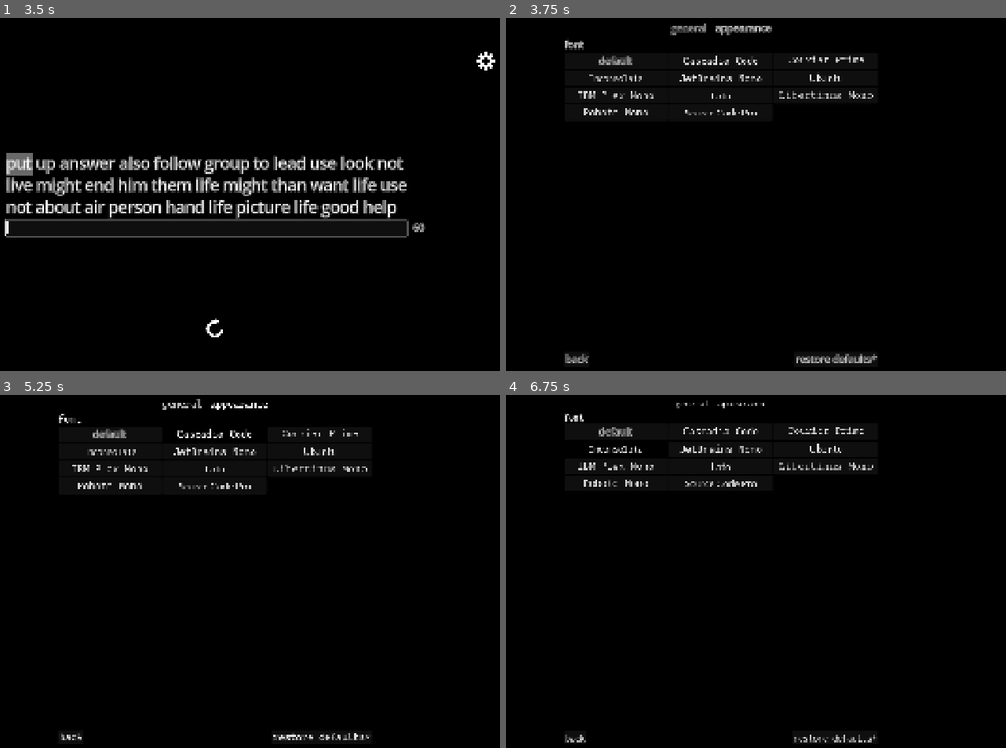
Above: before the commit, frames 1-4 (two rows, left to right).
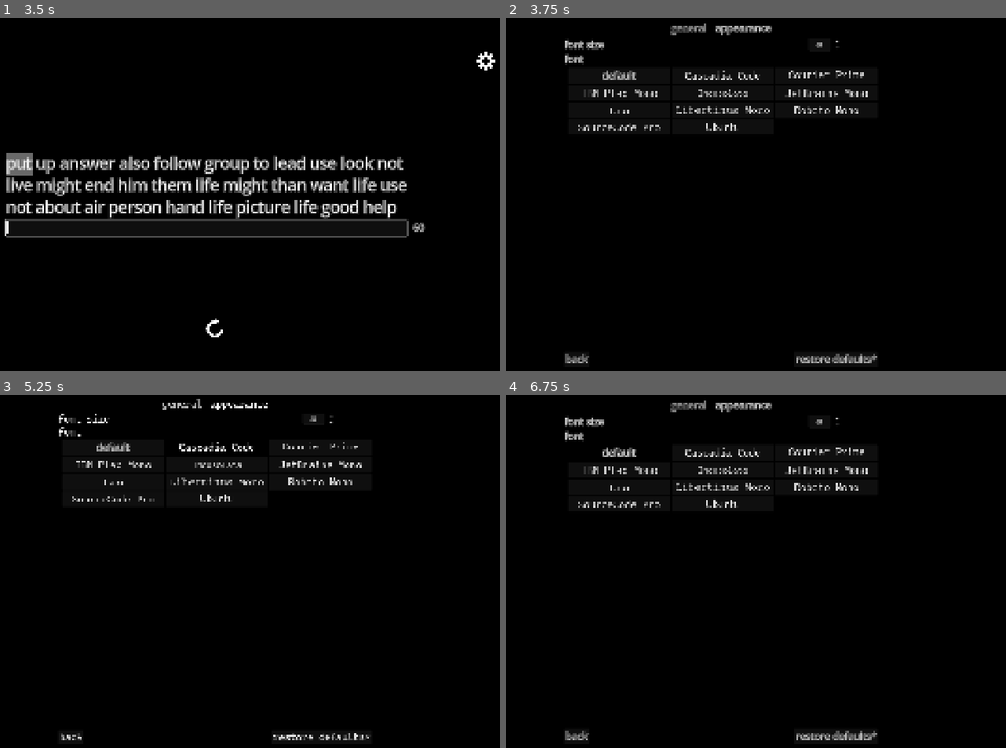
Above: after the commit, the same moments.

Repository: elensiel/typin-
Game: Godot game, scene res://scenes/main.tscn
The game is run twice, just before and just after one commit, with the same random seed, the same clock (stepped at 60 frames per second) and the same inputs.
Inputs (mouse positions are in pixels of both pictures, inside the frame that each line leads up to):
- Up to frame 1 (3.5 s): click (205, 226) at 0.52 s; type "12" at 0.6 s; click (215, 328) at 1.25 s; click (215, 328) at 2 s; click (215, 328) at 2.75 s
- Up to frame 2 (3.75 s): click (991, 60) at 3.5 s
- Up to frame 3 (5.25 s): click "default" at 4.25 s; click "Cascadia Code" at 5 s
- Up to frame 4 (6.75 s): click "Courier Prime" at 5.75 s; click (616, 451) at 6.5 s, where only the run before the commit has a clickable "Inconsolata"

Frame 1 is identical in both runs. In frame 2, 2.6% of the frame differs, in the area x 11-74%, y 6-32%; in frame 3, 2.4%; in frame 4, 3.6%, in the area x 11-75%, y 1-99%.

Commit message:
MINOR reduce mouse motion signals

Diff:
--- a/scenes/menu/settings/base_options/base_h_multi_buttons.tscn
+++ b/scenes/menu/settings/base_options/base_h_multi_buttons.tscn
@@ -2,25 +2,34 @@
 
 [node name="BaseHMultiButtons" type="HBoxContainer"]
 size_flags_horizontal = 3
+mouse_behavior_recursive = 1
 
 [node name="Label" type="Label" parent="."]
 layout_mode = 2
-size_flags_horizontal = 3
+size_flags_horizontal = 2
 theme_type_variation = &"OptionTitle"
 text = "TITLE"
 
+[node name="HSeparator" type="HSeparator" parent="."]
+layout_mode = 2
+size_flags_horizontal = 3
+
 [node name="HBoxContainer" type="HBoxContainer" parent="."]
 layout_mode = 2
-size_flags_horizontal = 3
+size_flags_horizontal = 10
 
 [node name="Button" type="Button" parent="HBoxContainer"]
 layout_mode = 2
 size_flags_horizontal = 3
+mouse_behavior_recursive = 2
+mouse_default_cursor_shape = 2
 toggle_mode = true
 text = "Button 1"
 
 [node name="Button2" type="Button" parent="HBoxContainer"]
 layout_mode = 2
 size_flags_horizontal = 3
+mouse_behavior_recursive = 2
+mouse_default_cursor_shape = 2
 toggle_mode = true
 text = "Button 2"
--- a/scenes/menu/settings/base_options/base_option.tscn
+++ b/scenes/menu/settings/base_options/base_option.tscn
@@ -2,6 +2,7 @@
 
 [node name="BaseOption" type="HBoxContainer"]
 size_flags_horizontal = 3
+mouse_behavior_recursive = 1
 
 [node name="Label" type="Label" parent="."]
 layout_mode = 2
@@ -12,3 +13,5 @@
 [node name="OptionButton" type="OptionButton" parent="."]
 layout_mode = 2
 size_flags_horizontal = 3
+mouse_behavior_recursive = 2
+mouse_default_cursor_shape = 2
--- a/scenes/menu/settings/base_options/base_v_multi_buttons.tscn
+++ b/scenes/menu/settings/base_options/base_v_multi_buttons.tscn
@@ -3,6 +3,7 @@
 [node name="BaseVMultiButtons" type="VBoxContainer"]
 offset_right = 40.0
 offset_bottom = 40.0
+mouse_behavior_recursive = 1
 
 [node name="Label" type="Label" parent="."]
 layout_mode = 2
@@ -10,34 +11,61 @@
 theme_type_variation = &"OptionTitle"
 text = "TITLE"
 
-[node name="HBoxContainer" type="HBoxContainer" parent="."]
+[node name="Content" type="HBoxContainer" parent="."]
+layout_mode = 2
+theme_override_constants/separation = 8
+
+[node name="VSeparator" type="VSeparator" parent="Content"]
+layout_mode = 2
+
+[node name="VBoxContainer" type="VBoxContainer" parent="Content"]
 layout_mode = 2
 size_flags_horizontal = 3
 
-[node name="Button" type="Button" parent="HBoxContainer"]
-layout_mode = 2
-size_flags_horizontal = 3
-toggle_mode = true
-text = "Button 1"
-
-[node name="Button2" type="Button" parent="HBoxContainer"]
-layout_mode = 2
-size_flags_horizontal = 3
-toggle_mode = true
-text = "Button 2"
-
-[node name="HBoxContainer2" type="HBoxContainer" parent="."]
+[node name="HBoxContainer" type="HBoxContainer" parent="Content/VBoxContainer"]
 layout_mode = 2
 size_flags_horizontal = 3
 
-[node name="Button" type="Button" parent="HBoxContainer2"]
+[node name="Button" type="Button" parent="Content/VBoxContainer/HBoxContainer"]
 layout_mode = 2
 size_flags_horizontal = 3
+focus_mode = 0
+mouse_behavior_recursive = 2
+mouse_default_cursor_shape = 2
 toggle_mode = true
+action_mode = 0
+text = "Button 1"
+
+[node name="Button2" type="Button" parent="Content/VBoxContainer/HBoxContainer"]
+layout_mode = 2
+size_flags_horizontal = 3
+focus_mode = 0
+mouse_behavior_recursive = 2
+mouse_default_cursor_shape = 2
+toggle_mode = true
+action_mode = 0
+text = "Button 2"
+
+[node name="HBoxContainer2" type="HBoxContainer" parent="Content/VBoxContainer"]
+layout_mode = 2
+size_flags_horizontal = 3
+
+[node name="Button" type="Button" parent="Content/VBoxContainer/HBoxContainer2"]
+layout_mode = 2
+size_flags_horizontal = 3
+focus_mode = 0
+mouse_behavior_recursive = 2
+mouse_default_cursor_shape = 2
+toggle_mode = true
+action_mode = 0
 text = "Button 3"
 
-[node name="Button2" type="Button" parent="HBoxContainer2"]
+[node name="Button2" type="Button" parent="Content/VBoxContainer/HBoxContainer2"]
 layout_mode = 2
 size_flags_horizontal = 3
+focus_mode = 0
+mouse_behavior_recursive = 2
+mouse_default_cursor_shape = 2
 toggle_mode = true
+action_mode = 0
 text = "Button 4"
--- a/scenes/menu/settings/options/font.gd
+++ b/scenes/menu/settings/options/font.gd
@@ -1,15 +1,24 @@
 extends VBoxContainer
+class_name FontOption
 
 var buttons: Array[Button]
 
 func _ready() -> void:
-	for child in get_children():
+	for child in $Content/VBoxContainer.get_children():
 		if child is HBoxContainer:
 			for button in child.get_children():
 				buttons.append(button)
 
+	_update_selection()
+
 	for button in buttons:
 		button.toggled.connect(Callable.create(self, &"_on_toggled").bind(button))
+
+func _update_selection() -> void:
+	for button in buttons:
+		if button.get_theme_font(&"font") == ThemeManager.current_font:
+			button.button_pressed = true
+			return
 
 func _on_toggled(toggled_on: bool, emitting_button: Button) -> void:
 	if toggled_on:
--- a/scenes/menu/settings/options/font.tscn
+++ b/scenes/menu/settings/options/font.tscn
@@ -11,9 +11,9 @@
 [ext_resource type="FontFile" uid="uid://bu6kubq210tc8" path="res://assets/fonts/LibertinusMono-Regular.ttf" id="8_e3cdf"]
 [ext_resource type="FontFile" uid="uid://cxm1temflv1jt" path="res://assets/fonts/RobotoMono-Regular.ttf" id="9_ug1ts"]
 [ext_resource type="FontFile" uid="uid://b6otk48ux17vp" path="res://assets/fonts/Ubuntu-Regular.ttf" id="10_04cho"]
+[ext_resource type="FontFile" uid="uid://blulh12of4app" path="res://assets/fonts/SourceCodePro-Regular.ttf" id="11_kq47q"]
 
-[sub_resource type="SystemFont" id="SystemFont_xbtnf"]
-subpixel_positioning = 0
+[sub_resource type="SystemFont" id="SystemFont_kq47q"]
 
 [node name="Font" instance=ExtResource("1_oypwf")]
 script = ExtResource("2_xbtnf")
@@ -21,94 +21,114 @@
 [node name="Label" parent="." index="0"]
 text = "font"
 
-[node name="Button9" type="Button" parent="HBoxContainer" index="0"]
+[node name="Button" parent="Content/VBoxContainer/HBoxContainer" index="0"]
+theme_override_fonts/font = SubResource("SystemFont_kq47q")
+text = "default"
+
+[node name="Button2" parent="Content/VBoxContainer/HBoxContainer" index="1"]
+theme_override_fonts/font = ExtResource("2_mgvc8")
+text = "Cascadia Code"
+
+[node name="Button3" type="Button" parent="Content/VBoxContainer/HBoxContainer" index="2"]
 layout_mode = 2
 size_flags_horizontal = 3
 focus_mode = 0
-theme_override_fonts/font = SubResource("SystemFont_xbtnf")
+mouse_behavior_recursive = 2
+mouse_default_cursor_shape = 2
+theme_override_fonts/font = ExtResource("3_xbtnf")
 toggle_mode = true
-text = "default"
-
-[node name="Button" parent="HBoxContainer" index="1"]
-focus_mode = 0
-theme_override_fonts/font = ExtResource("2_mgvc8")
-text = "Cascadia Code"
-
-[node name="Button2" parent="HBoxContainer" index="2"]
-focus_mode = 0
-theme_override_fonts/font = ExtResource("3_xbtnf")
+action_mode = 0
 text = "Courier Prime"
 
-[node name="Button" parent="HBoxContainer2" index="0"]
-focus_mode = 0
+[node name="Button" parent="Content/VBoxContainer/HBoxContainer2" index="0"]
+theme_override_fonts/font = ExtResource("4_kq47q")
+text = "IBM Plex Mono"
+
+[node name="Button2" parent="Content/VBoxContainer/HBoxContainer2" index="1"]
 theme_override_fonts/font = ExtResource("5_87h0x")
-text = "Inconsolata"
+text = "Incosolata
+"
 
-[node name="Button2" parent="HBoxContainer2" index="1"]
-focus_mode = 0
-theme_override_fonts/font = ExtResource("6_nac4o")
-text = "JetBrains Mono"
-
-[node name="Button3" type="Button" parent="HBoxContainer2" index="2"]
+[node name="Button3" type="Button" parent="Content/VBoxContainer/HBoxContainer2" index="2"]
 layout_mode = 2
 size_flags_horizontal = 3
 focus_mode = 0
-theme_override_fonts/font = ExtResource("10_04cho")
+mouse_behavior_recursive = 2
+mouse_default_cursor_shape = 2
+theme_override_fonts/font = ExtResource("6_nac4o")
 toggle_mode = true
-text = "Ubuntu"
+action_mode = 0
+text = "JetBrains Mono"
 
-[node name="HBoxContainer3" type="HBoxContainer" parent="." index="3"]
+[node name="HBoxContainer3" type="HBoxContainer" parent="Content/VBoxContainer" index="2"]
 layout_mode = 2
 size_flags_horizontal = 3
 
-[node name="Button4" type="Button" parent="HBoxContainer3" index="0"]
+[node name="Button" type="Button" parent="Content/VBoxContainer/HBoxContainer3" index="0"]
 layout_mode = 2
 size_flags_horizontal = 3
 focus_mode = 0
-theme_override_fonts/font = ExtResource("4_kq47q")
+mouse_behavior_recursive = 2
+mouse_default_cursor_shape = 2
+theme_override_fonts/font = ExtResource("7_2yxsp")
 toggle_mode = true
-text = "IBM Plex Mono"
+action_mode = 0
+text = "Lato"
 
-[node name="Button5" type="Button" parent="HBoxContainer3" index="1"]
+[node name="Button2" type="Button" parent="Content/VBoxContainer/HBoxContainer3" index="1"]
 layout_mode = 2
 size_flags_horizontal = 3
 focus_mode = 0
-theme_override_fonts/font = ExtResource("7_2yxsp")
+mouse_behavior_recursive = 2
+mouse_default_cursor_shape = 2
+theme_override_fonts/font = ExtResource("8_e3cdf")
 toggle_mode = true
-text = "Lato"
+action_mode = 0
+text = "Libertinus Mono"
 
-[node name="Button6" type="Button" parent="HBoxContainer3" index="2"]
+[node name="Button3" type="Button" parent="Content/VBoxContainer/HBoxContainer3" index="2"]
 layout_mode = 2
 size_flags_horizontal = 3
 focus_mode = 0
-theme_override_fonts/font = ExtResource("8_e3cdf")
+mouse_behavior_recursive = 2
+mouse_default_cursor_shape = 2
+theme_override_fonts/font = ExtResource("9_ug1ts")
 toggle_mode = true
-text = "Libertinus Mono"
+action_mode = 0
+text = "Roboto Mono"
 
-[node name="HBoxContainer4" type="HBoxContainer" parent="." index="4"]
+[node name="HBoxContainer4" type="HBoxContainer" parent="Content/VBoxContainer" index="3"]
 layout_mode = 2
 size_flags_horizontal = 3
 
-[node name="Button7" type="Button" parent="HBoxContainer4" index="0"]
+[node name="Button" type="Button" parent="Content/VBoxContainer/HBoxContainer4" index="0"]
 layout_mode = 2
 size_flags_horizontal = 3
 focus_mode = 0
-theme_override_fonts/font = ExtResource("9_ug1ts")
+mouse_behavior_recursive = 2
+mouse_default_cursor_shape = 2
+theme_override_fonts/font = ExtResource("11_kq47q")
 toggle_mode = true
-text = "Roboto Mono"
+action_mode = 0
+text = "SourceCode Pro"
 
-[node name="Button8" type="Button" parent="HBoxContainer4" index="1"]
+[node name="Button2" type="Button" parent="Content/VBoxContainer/HBoxContainer4" index="1"]
 layout_mode = 2
 size_flags_horizontal = 3
 focus_mode = 0
-theme_override_fonts/font = ExtResource("7_2yxsp")
+mouse_behavior_recursive = 2
+mouse_default_cursor_shape = 2
+theme_override_fonts/font = ExtResource("10_04cho")
 toggle_mode = true
-text = "Source Code Pro"
+action_mode = 0
+text = "Ubuntu"
 
-[node name="Button2" type="Button" parent="HBoxContainer4" index="2"]
+[node name="Button3" type="Button" parent="Content/VBoxContainer/HBoxContainer4" index="2"]
 layout_mode = 2
 size_flags_horizontal = 3
 focus_mode = 0
-disabled = true
+mouse_behavior_recursive = 2
+mouse_default_cursor_shape = 2
 toggle_mode = true
+action_mode = 0
 flat = true
--- a/scenes/menu/settings/options/quick_restart.gd
+++ b/scenes/menu/settings/options/quick_restart.gd
@@ -11,10 +11,10 @@
 @onready var buttons: Array[Node] = $HBoxContainer.get_children()
 
 func _ready() -> void:
+	_update_selection()
+
 	for button in buttons:
 		button.toggled.connect(Callable.create(self, &"_on_toggled").bind(button))
-
-	_update_selection()
 
 func _update_selection() -> void:
 	if not InputManager.shortcut_enabled:
--- a/scenes/menu/settings/options/quick_restart.tscn
+++ b/scenes/menu/settings/options/quick_restart.tscn
@@ -21,6 +21,8 @@
 layout_mode = 2
 size_flags_horizontal = 3
 focus_mode = 0
+mouse_behavior_recursive = 2
+mouse_default_cursor_shape = 2
 toggle_mode = true
 text = "tab"
 
@@ -28,5 +30,7 @@
 layout_mode = 2
 size_flags_horizontal = 3
 focus_mode = 0
+mouse_behavior_recursive = 2
+mouse_default_cursor_shape = 2
 toggle_mode = true
 text = "enter"
--- a/scenes/menu/settings/settings.tres
+++ b/scenes/menu/settings/settings.tres
@@ -21,6 +21,9 @@
 MarginContainer/constants/margin_top = 10
 OptionTitle/base_type = &"Label"
 OptionTitle/font_sizes/font_size = 30
+SpinBox/constants/buttons_vertical_separation = 4
+SpinBox/constants/buttons_width = 36
+SpinBox/constants/set_min_buttons_width_from_icons = 36
 TabContainer/colors/font_unselected_color = Color(0.7135178, 0.7135178, 0.71351784, 1)
 TabContainer/constants/tab_separation = 25
 TabContainer/font_sizes/font_size = 30
--- a/scenes/menu/settings/settings.tscn
+++ b/scenes/menu/settings/settings.tscn
@@ -1,9 +1,10 @@
-[gd_scene load_steps=6 format=3 uid="uid://coa25i18bx3hw"]
+[gd_scene load_steps=7 format=3 uid="uid://coa25i18bx3hw"]
 
 [ext_resource type="Theme" uid="uid://bbgpal77buomg" path="res://scenes/menu/settings/settings.tres" id="1_116kb"]
 [ext_resource type="Script" uid="uid://dydph7wffy6q" path="res://scenes/menu/settings/settings.gd" id="2_63e34"]
 [ext_resource type="PackedScene" uid="uid://irm7qgbpopw5" path="res://scenes/menu/settings/options/quick_restart.tscn" id="2_gl3ae"]
 [ext_resource type="PackedScene" uid="uid://c4bxlor5ffmao" path="res://scenes/menu/settings/options/font.tscn" id="4_i6fum"]
+[ext_resource type="PackedScene" uid="uid://fw5ugit7fcqe" path="res://scenes/menu/settings/options/font_size.tscn" id="4_tlw56"]
 
 [sub_resource type="GDScript" id="GDScript_63e34"]
 resource_name = "back_button"
@@ -72,6 +73,9 @@
 layout_mode = 2
 size_flags_horizontal = 3
 
+[node name="FontSize" parent="MarginContainer/TabContainer/appearance/MarginContainer/VBoxContainer" instance=ExtResource("4_tlw56")]
+layout_mode = 2
+
 [node name="Font" parent="MarginContainer/TabContainer/appearance/MarginContainer/VBoxContainer" instance=ExtResource("4_i6fum")]
 layout_mode = 2
 
Not shown: 1 places in scenes/menu/settings/options/font.tscn that only renumber resources
Not shown, changed: README.md
